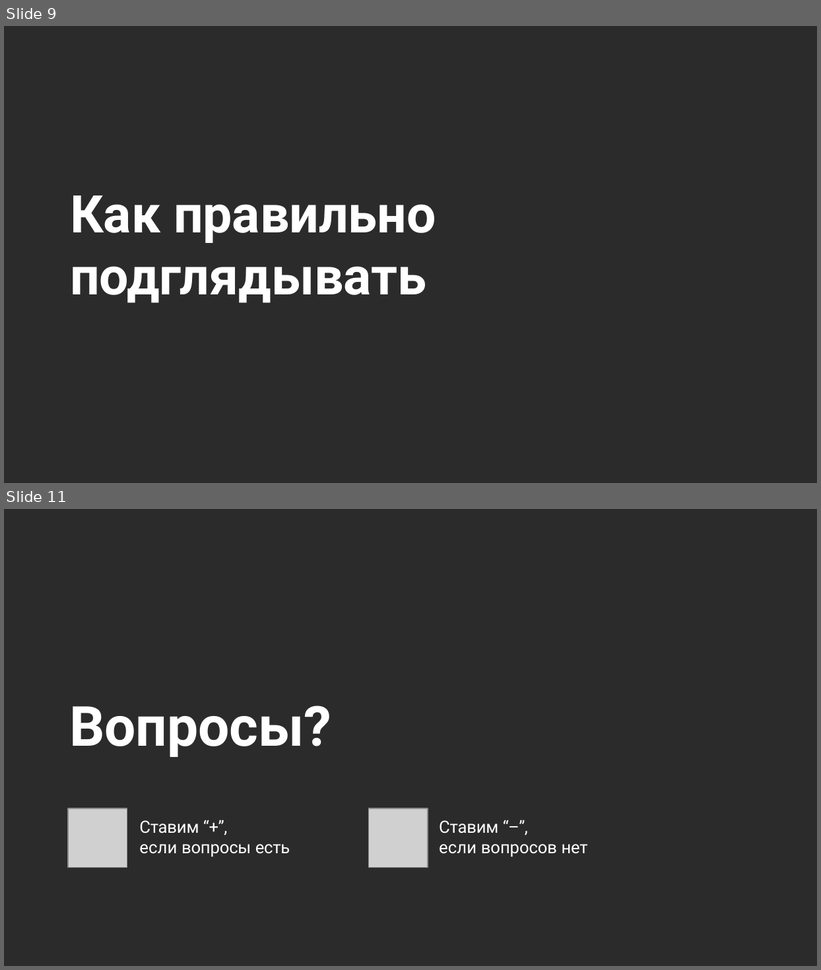
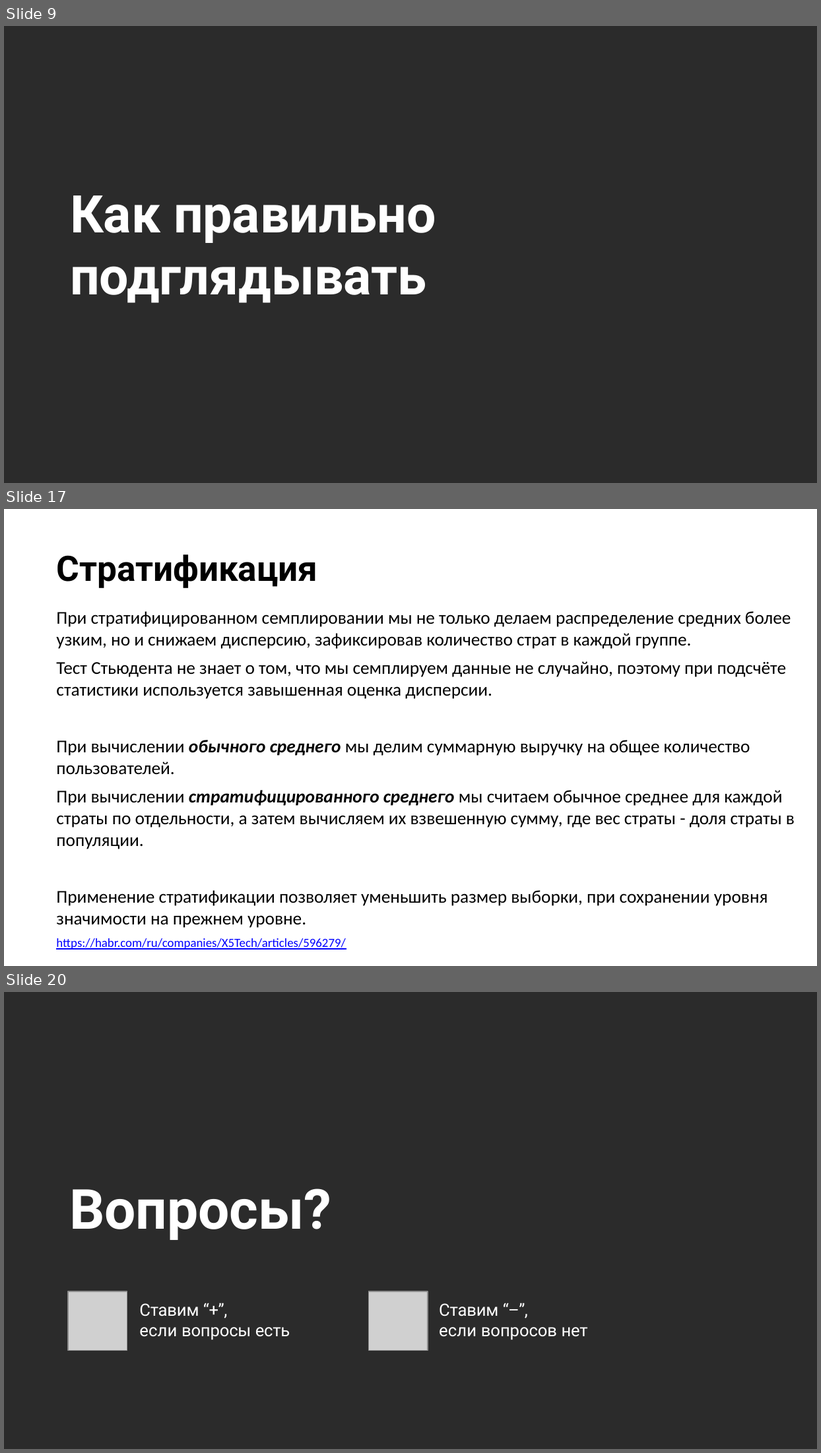
Before and after one commit to stureiko/Otus_lectures, a slide deck: Analytics/00-4 А:Б тесты - практика/Presentation/00-4 A:B test.pptx. Shown one above the other, each under a label of ours: slides 9 and 11 before the commit, slides 9, 17 and 20 after it; the slides between them are not shown. The pictures are 821x970 and 821x1453 pixels, drawn with LibreOffice and Linux fonts; fonts in the diff are those of the drawing; grey boxes stand for pictures; background and template pictures are left out; a plain dark background stands for a picture behind light text. Boxes give left, top, right and bottom in pixels: in the first picture for what was removed or moved away, otherwise in the second. Text is boxed around its words. In the diff, an @@ line names an element or a change of style, - is before the commit and + after.

```diff
--- a/Analytics/00-4 А:Б тесты - практика/Presentation/00-4 A:B test.pptx
+++ b/Analytics/00-4 А:Б тесты - практика/Presentation/00-4 A:B test.pptx
@@ slide 17 added at [4,509,817,966], background #FFFFFF @@
@@ title added at [57,555,318,588], 31 pt, text #000000, bold @@
+Стратификация
@@ text added at [56,611,795,950], 16 pt, text #000000 @@
+При стратифицированном семплировании мы не только делаем распределение средних более узким, но и снижаем дисперсию, зафиксировав количество страт в каждой группе.
+Тест Стьюдента не знает о том, что мы семплируем данные не случайно, поэтому при подсчёте статистики используется завышенная оценка дисперсии.
+При вычислении обычного среднего мы делим суммарную выручку на общее количество пользователей.
+При вычислении стратифицированного среднего мы считаем обычное среднее для каждой страты по отдельности, а затем вычисляем их взвешенную сумму, где вес страты - доля страты в популяции.
+Применение стратификации позволяет уменьшить размер выборки, при сохранении уровня значимости на прежнем уровне.
+https://habr.com/ru/companies/X5Tech/articles/596279/
@@ what was slide 11 is now slide 20 @@
```
Also in this commit, not shown: 4 slides changed, 9 other slides added, 1 slide removed, 17 other files.
